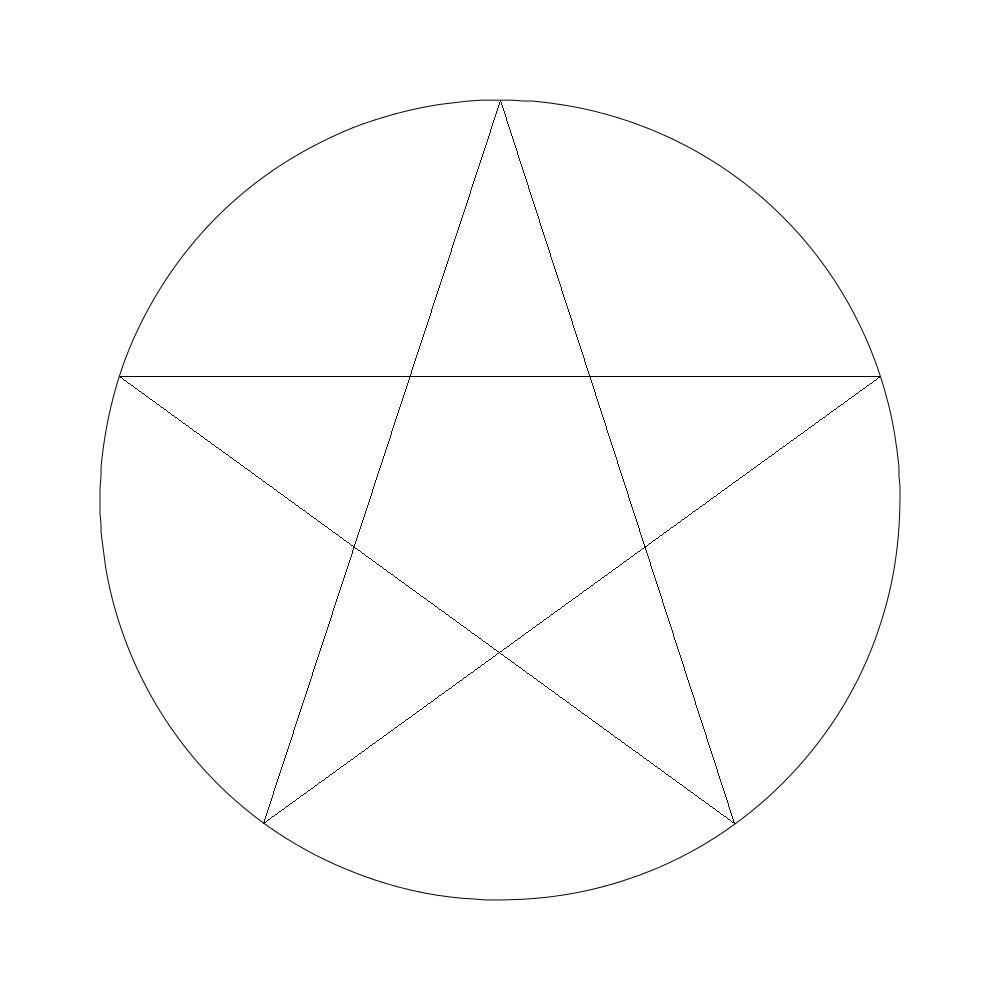
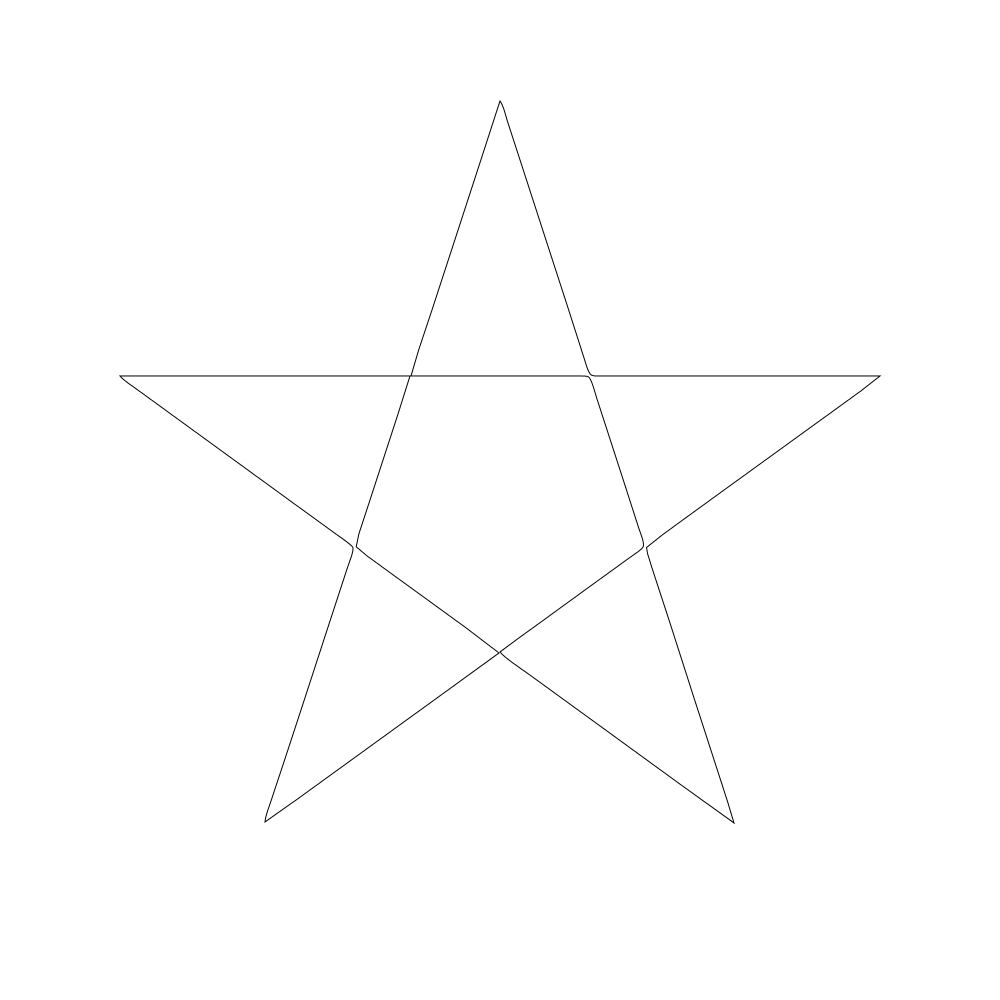
Two versions of the same layered image (w=1000, h=1000). Layer-by-layer changes:
added layer "pencil_star" above "Background" over [118, 99, 882, 825]
hid "Background" over [99, 99, 901, 901]
